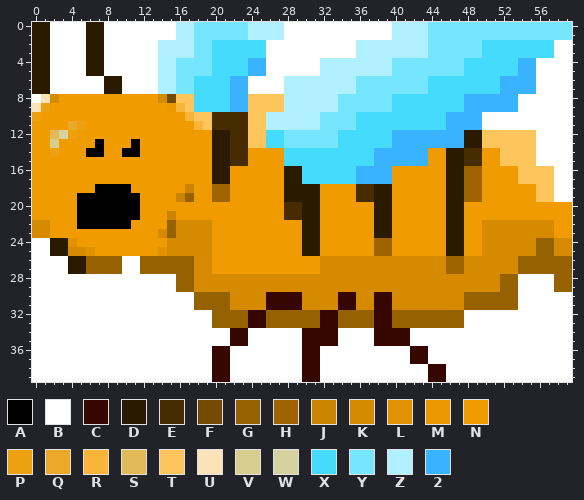
One commit to this pixel-art sprite: Projects/Timber/Timber/graphics/bee.png. The first picture shows the starting point.
The file is 60x40 pixels. Colours within 5 levels of each other are drawn and written as one.
Palette (. is transparent): A #000000  B #ffffff  C #360700  D #291a00  E #462c00  F #744a00  G #966100  H #9f6400  J #cc8400  K #d58a00  L #e29200  M #ea9700  N #f09b00  P #eda010  Q #eaa928  R #f9b53a  S #e2ba58  T #ffc55d  U #fbe3b7  V #d7cd8f  W #d5d29f  X #45dbfd  Y #76e6ff  Z #b1f0ff  2 #3ab3ff
The result:
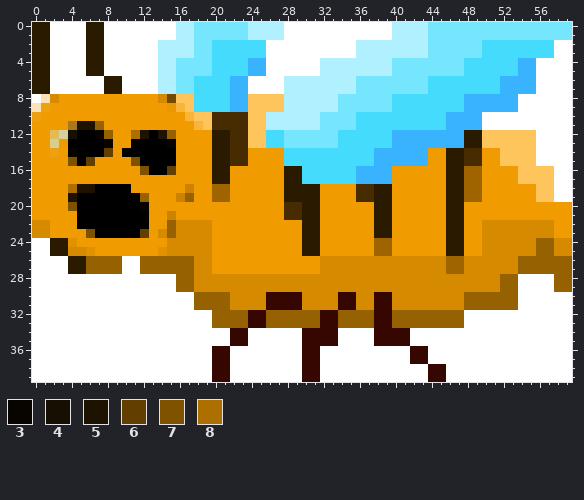
Colours new in this view: 3 #080500  4 #160f02  5 #1e1300  6 #623f00  7 #7f5200  8 #ac6f00
What changed:
{"colour":"Q","old":"#eaa928","new":"#a8791d"}
{"y":11,"x":5,"old":"PNN","new":"55G"}
{"y":12,"x":4,"old":"PNNNN","new":"4AA3G"}
{"y":12,"x":11,"old":"NNNNN","new":"85A5G"}
{"y":13,"x":4,"old":"NNN","new":"AAA"}
{"y":13,"x":8,"old":"N","new":"3"}
{"y":13,"x":12,"old":"NNNN","new":"AAA3"}
{"y":14,"x":4,"old":"NN","new":"3A"}
{"y":14,"x":8,"old":"N","new":"6"}
{"y":14,"x":12,"old":"NNNN","new":"AAAA"}
{"y":15,"x":4,"old":"NNN","new":"7A6"}
{"y":15,"x":11,"old":"NNNNN","new":"7AAAA"}
{"y":16,"x":12,"old":"NNNN","new":"7AA6"}
{"y":18,"x":4,"old":"NNN","new":"855"}
{"y":19,"x":4,"old":"N","new":"5"}
{"y":19,"x":12,"old":"N","new":"G"}
{"y":20,"x":4,"old":"N","new":"7"}
{"y":20,"x":12,"old":"N","new":"3"}
{"y":21,"x":12,"old":"N","new":"A"}
{"y":22,"x":11,"old":"NN","new":"AA"}
{"y":23,"x":6,"old":"NNNNNNN","new":"7AAAAA6"}
